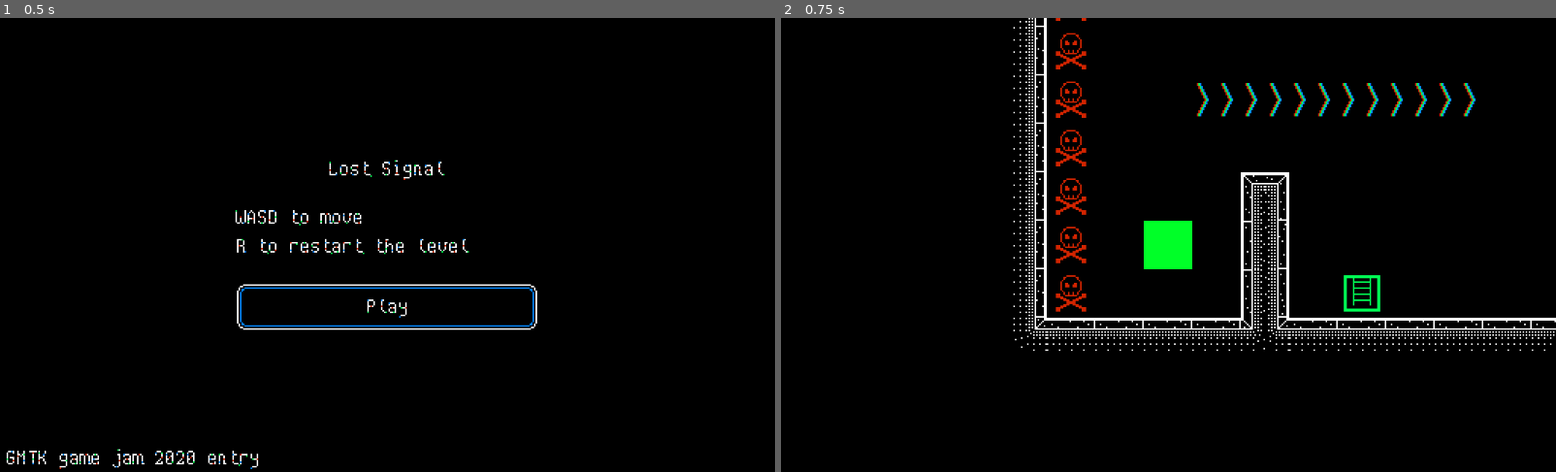
Above: before the commit, frames 1-2 (left to right).
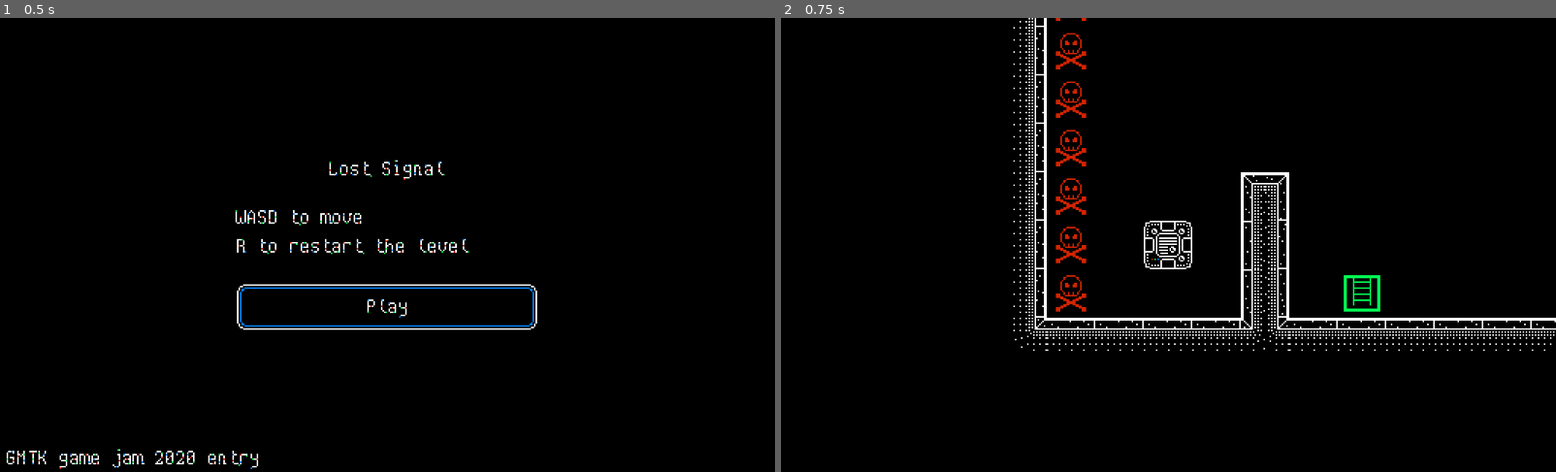
Above: after the commit, the same moments.

Repository: Red-Teapot/LostSignal
Game: Godot game, scene res://Scenes/MainMenu.tscn
Two runs of this game, one before a commit and one after it. Both use one fixed random seed, a clock stepped at 60 frames per second and the inputs below.
Inputs:
- Up to frame 1 (0.5 s): no input
- Up to frame 2 (0.75 s): click "Play" at 0.5 s

Frame 1 is identical in both runs. In frame 2, 1.3% of the frame differs, in the area x 46-90%, y 14-56%.

Commit message:
Implement character sprite and indicator arrows

Diff:
--- a/Scenes/TestLevel.tscn
+++ b/Scenes/TestLevel.tscn
@@ -1,10 +1,12 @@
-[gd_scene load_steps=57 format=2]
+[gd_scene load_steps=59 format=2]
 
 [ext_resource path="res://Textures/Tiles.png" type="Texture" id=1]
 [ext_resource path="res://Scripts/Character.gd" type="Script" id=2]
 [ext_resource path="res://Scripts/WallsTileset.gd" type="Script" id=3]
 [ext_resource path="res://Fonts/main.fnt" type="BitmapFont" id=4]
 [ext_resource path="res://Textures/Container9patch.png" type="Texture" id=5]
+[ext_resource path="res://Textures/Character.png" type="Texture" id=6]
+[ext_resource path="res://Textures/CharacterArrow.png" type="Texture" id=7]
 
 [sub_resource type="ConvexPolygonShape2D" id=1]
 points = PoolVector2Array( 0, 0, 32, 0, 32, 32, 0, 32 )
@@ -596,7 +598,7 @@
 tile_set = SubResource( 51 )
 cell_size = Vector2( 32, 32 )
 format = 1
-tile_data = PoolIntArray( -196608, 0, 0, -196597, 1, 0, -131072, 0, 0, -65536, 0, 0, -65533, 3, 0, -65532, 3, 0, -65531, 3, 0, -65530, 3, 0, -65529, 3, 0, -65528, 3, 0, 0, 0, 0, 65536, 0, 0, 65547, 4, 0, 131072, 0, 0, 131083, 6, 0, 196608, 0, 0, 196614, 2, 0, 196619, 5, 0 )
+tile_data = PoolIntArray( -196608, 0, 0, -196597, 1, 0, -131072, 0, 0, -65536, 0, 0, 0, 0, 0, 65536, 0, 0, 131072, 0, 0, 196608, 0, 0, 196614, 2, 0 )
 
 [node name="Character" type="KinematicBody2D" parent="."]
 position = Vector2( 160, 160 )
@@ -605,13 +607,36 @@
 [node name="CollisionShape2D" type="CollisionShape2D" parent="Character"]
 shape = SubResource( 52 )
 
-[node name="Polygon2D" type="Polygon2D" parent="Character"]
-color = Color( 0, 1, 0.156863, 1 )
-polygon = PoolVector2Array( -32, -32, 32, -32, 32, 32, -32, 32 )
-
 [node name="Camera2D" type="Camera2D" parent="Character"]
 current = true
 smoothing_enabled = true
+
+[node name="Sprite" type="Sprite" parent="Character"]
+scale = Vector2( 2, 2 )
+texture = ExtResource( 6 )
+
+[node name="ArrowL" type="Sprite" parent="Character"]
+visible = false
+rotation = 3.14159
+scale = Vector2( 2, 2 )
+texture = ExtResource( 7 )
+
+[node name="ArrowR" type="Sprite" parent="Character"]
+visible = false
+scale = Vector2( 2, 2 )
+texture = ExtResource( 7 )
+
+[node name="ArrowU" type="Sprite" parent="Character"]
+visible = false
+rotation = -1.5708
+scale = Vector2( 2, 2 )
+texture = ExtResource( 7 )
+
+[node name="ArrowD" type="Sprite" parent="Character"]
+visible = false
+rotation = 1.5708
+scale = Vector2( 2, 2 )
+texture = ExtResource( 7 )
 
 [node name="CanvasLayer" type="CanvasLayer" parent="."]
 
--- a/Scripts/Character.gd
+++ b/Scripts/Character.gd
@@ -61,6 +61,7 @@
 	target = position
 	isTargetReached = true
 	isOnConveyor = false
+	updateArrows()
 
 func _enter_tree():
 	resetMovements()
@@ -146,11 +147,18 @@
 
 	checkIfStuck(tileOffset)
 
+func updateArrows():
+	get_node("ArrowU").visible = moveState[U]
+	get_node("ArrowD").visible = moveState[D]
+	get_node("ArrowL").visible = moveState[L]
+	get_node("ArrowR").visible = moveState[R]
+
 func _input(event):
 	if event is InputEventKey:
 		if event.scancode in inputMap:
 			var dir = inputMap[event.scancode]
 			moveState[dir] = true
+			updateArrows()
 		if event.scancode == KEY_R:
 			get_tree().reload_current_scene()
 
Binary file added: Textures/Character.png
Not shown, added: Textures/Character.png.import
Binary file added: Textures/CharacterArrow.png
Not shown, added: Textures/CharacterArrow.png.import
